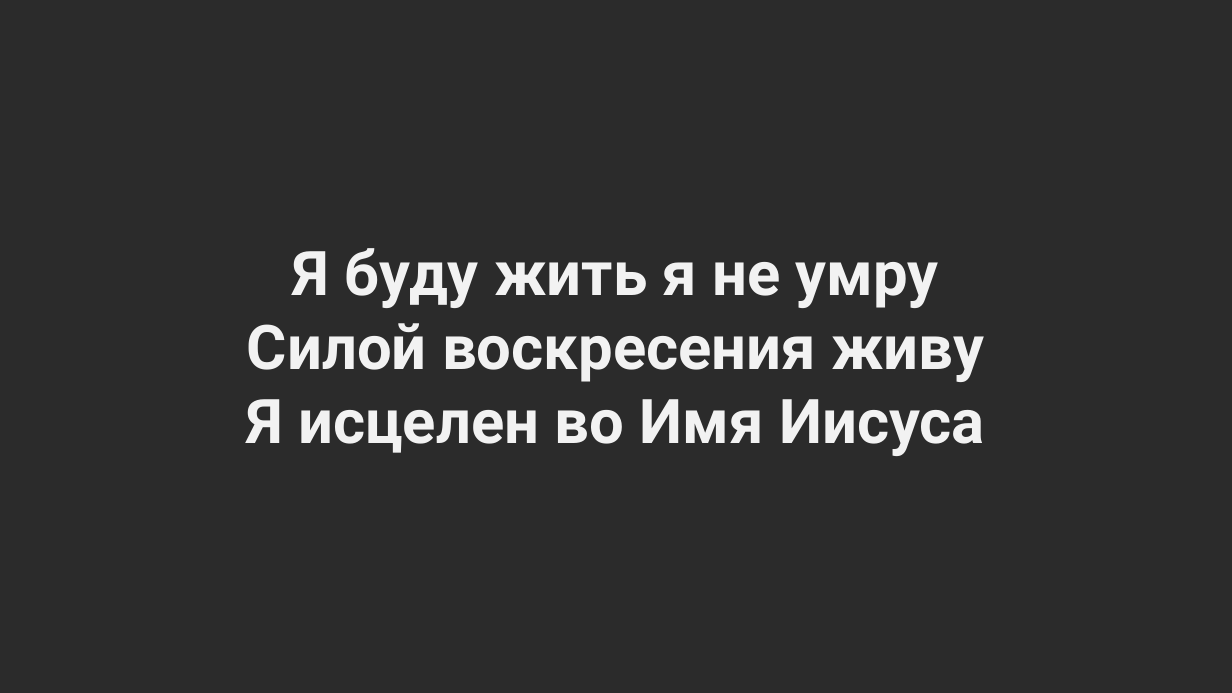
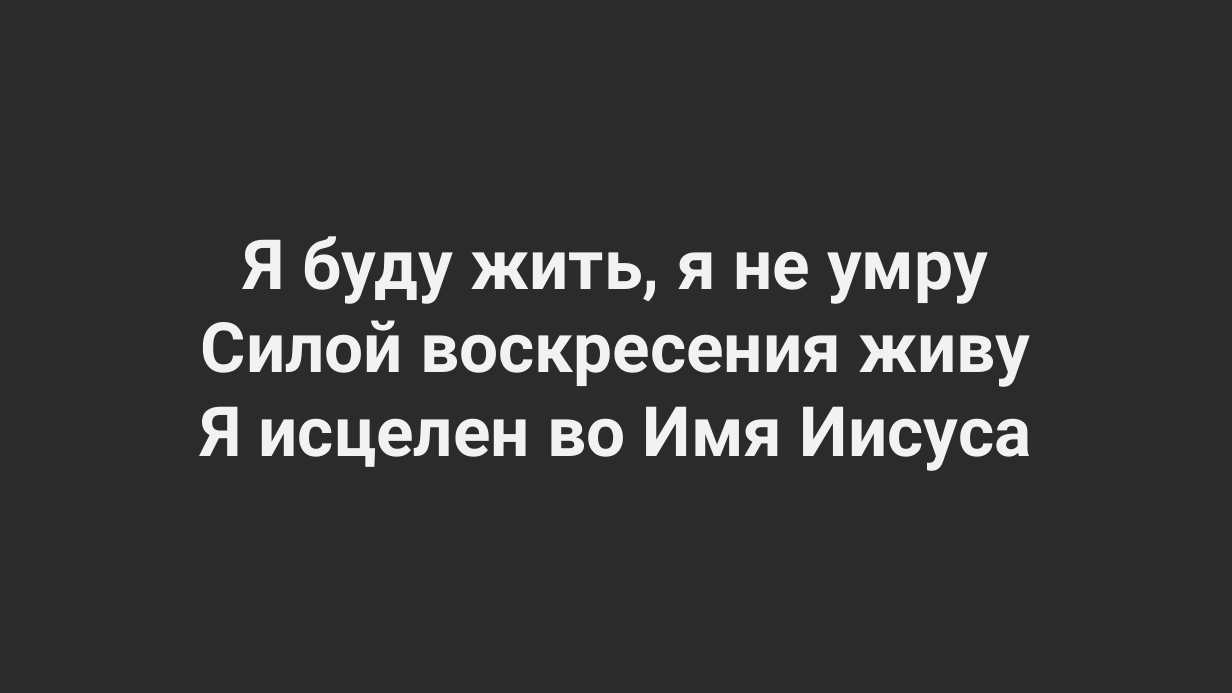
Before and after one commit to oleks-00-1/light-hous-slides, a slide deck: slide 3 of Борется за нас Бог.pptx. Drawn at 1232x693 pixels with LibreOffice and Linux fonts; fonts in the diff are those of the drawing; background and template pictures are left out; a plain dark background stands for a picture behind light text. Boxes give left, top, right and bottom in pixels: in the first picture for what was removed or moved away, otherwise in the second. Text is boxed around its words. In the diff, an @@ line names an element or a change of style, - is before the commit and + after.

```diff
--- a/Борется за нас Бог.pptx
+++ b/Борется за нас Бог.pptx
@@ text "Я буду жить, я не ...": place and size @@
-text "Я буду жить, я не ..." at (246,248,985,456)
+text "Я буду жить, я не ..." at (200,236,1032,471)
@@ text at (244,236,988,304): text changed; size 48 to 54 pt @@
-Я буду жить я не умру
+Я буду жить, я не умру
@@ text at (200,320,1032,471): size 48 to 54 pt in "Силой воскресения живу", "Я исцелен во Имя Иисуса" @@
```
Also in this commit, not shown: 3 other slides changed, 1 slide added.
